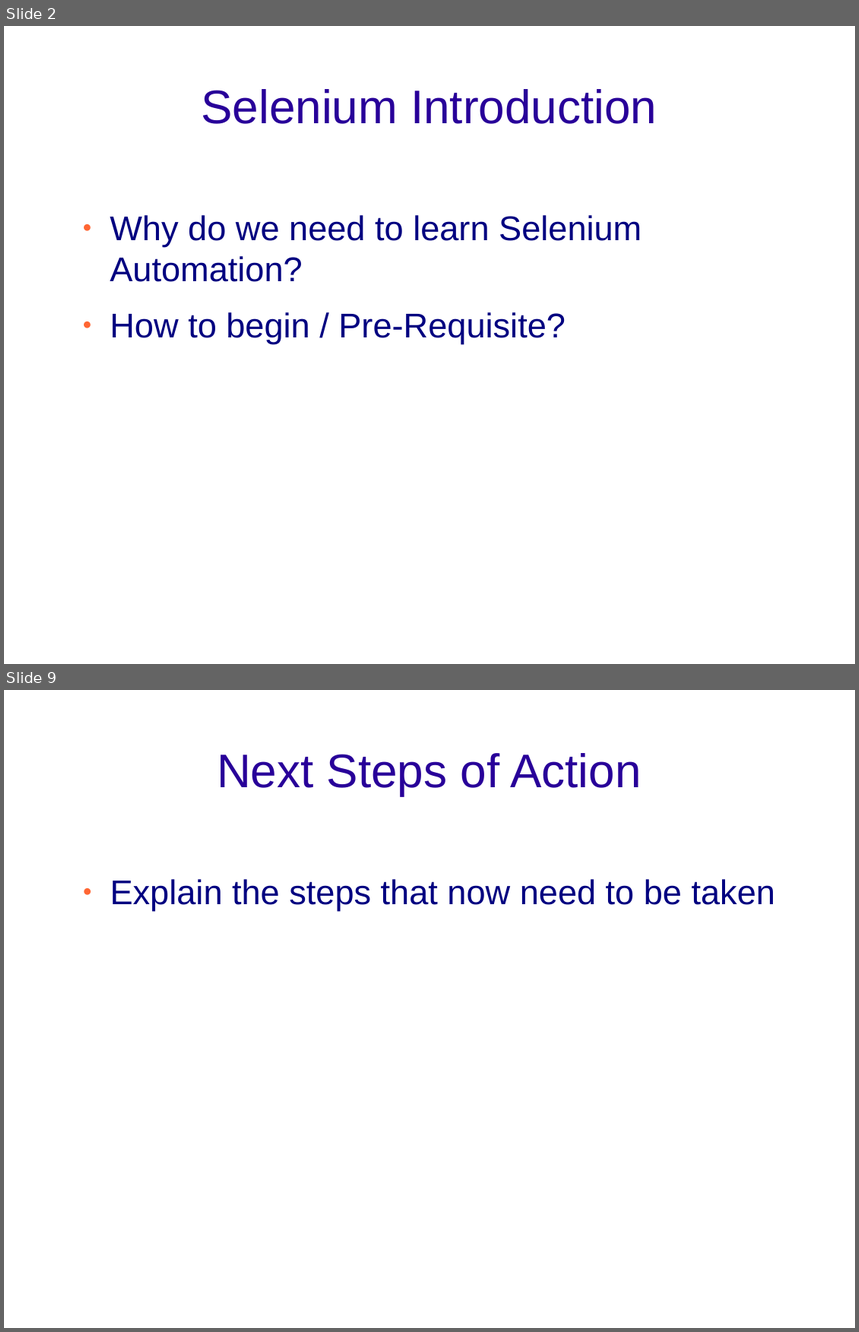
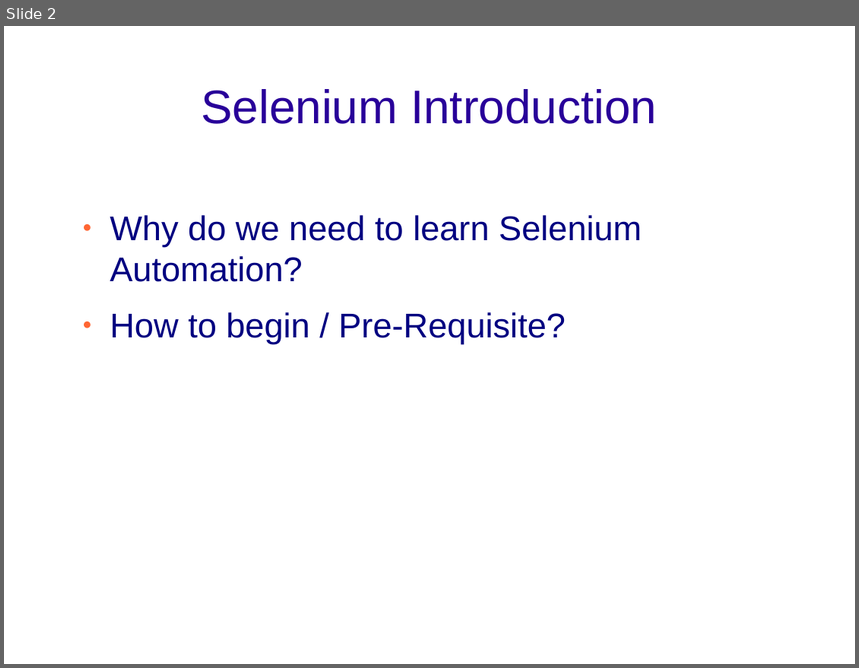
Before and after one commit to prashant-shetty27/JD, a slide deck: Prashant_Selenium_KT.odp. Shown one above the other, each under a label of ours: slides 2 and 9 before the commit, slide 2 after it; the slides between them are not shown. The pictures are 859x1332 and 859x668 pixels, drawn with LibreOffice and Linux fonts; fonts in the diff are those of the drawing; background and template pictures are left out. Boxes give left, top, right and bottom in pixels: in the first picture for what was removed or moved away, otherwise in the second. Text is boxed around its words. In the diff, an @@ line names an element or a change of style, - is before the commit and + after.

```diff
--- a/Prashant_Selenium_KT.odp
+++ b/Prashant_Selenium_KT.odp
@@ slide 9 removed at [4, 690, 855, 1328], background picture (left out) @@
@@ title removed at [217, 753, 641, 796] @@
-Next Steps of Action
@@ text removed at [110, 879, 775, 911] @@
-● Explain the steps that now need to be taken
```
Also in this commit, not shown: 4 slides changed, 5 slides added, 3 other slides removed.
